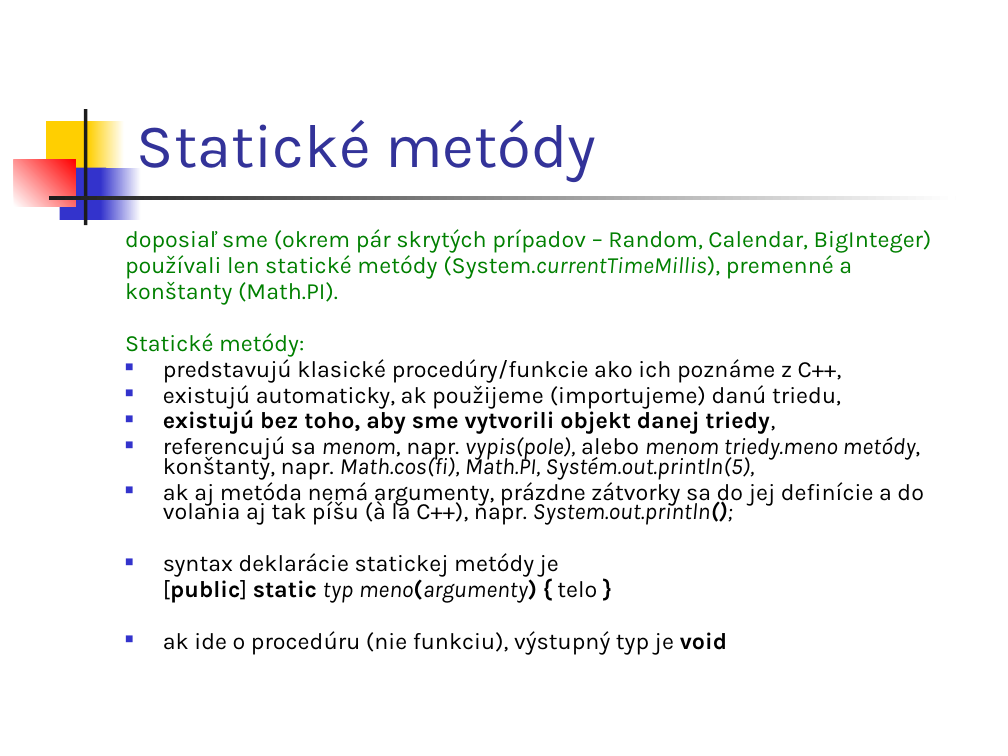
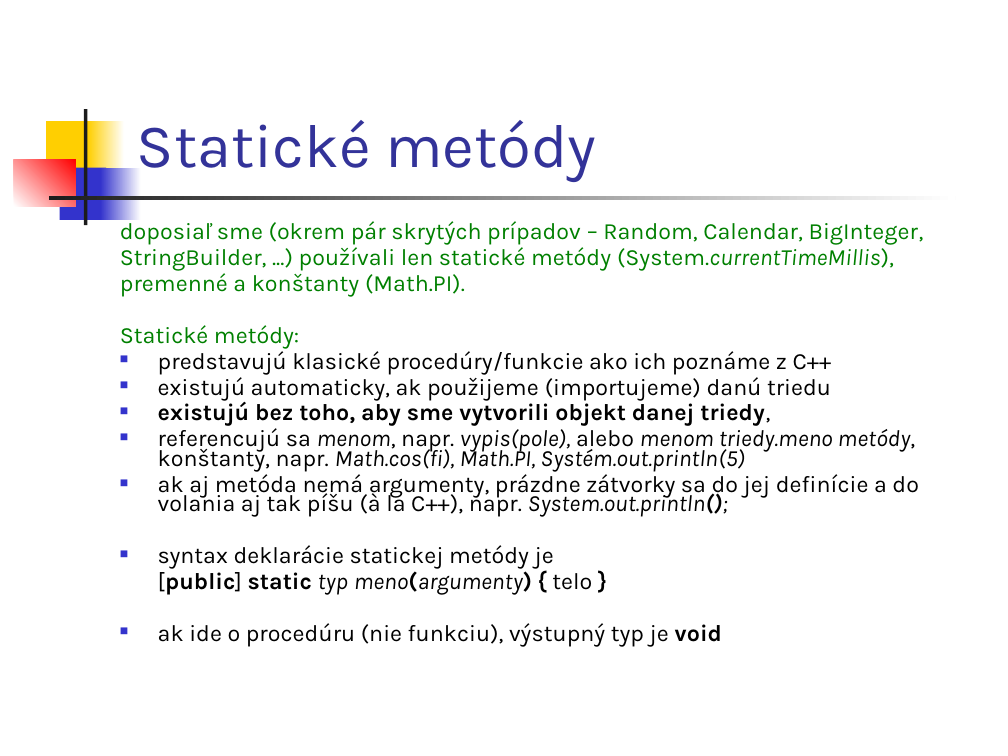
Before and after one commit to Programovanie4/Prednasky, a slide deck: slide 4 of 03/03_java.ppt (slide 3 before the commit). Drawn at 1008x756 pixels with LibreOffice and Linux fonts; fonts in the diff are those of the drawing. Boxes give left, top, right and bottom in pixels: in the first picture for what was removed or moved away, otherwise in the second. Text is boxed around its words. In the diff, an @@ line names an element or a change of style, - is before the commit and + after.

```diff
--- a/03/03_java.ppt
+++ b/03/03_java.ppt
@@ text "doposiaľ sme (okrem pár skrytých ...": place and size @@
-text "doposiaľ sme (okrem pár skrytých ..." at (125, 229, 932, 654)
+text "doposiaľ sme (okrem pár skrytých ..." at (120, 219, 924, 646)
@@ text at (120, 219, 924, 297): text changed @@
-doposiaľ sme (okrem pár skrytých prípadov – Random, Calendar, BigInteger)
-používali len statické metódy (System.currentTimeMillis), premenné a
-konštanty (Math.PI).
+doposiaľ sme (okrem pár skrytých prípadov – Random, Calendar, BigInteger,
+StringBuilder, ...) používali len statické metódy (System.currentTimeMillis),
+premenné a konštanty (Math.PI).
@@ text at (158, 348, 832, 400): text changed @@
-■ predstavujú klasické procedúry/funkcie ako ich poznáme z C++,
-■ existujú automaticky, ak použijeme (importujeme) danú triedu,
+■ predstavujú klasické procedúry/funkcie ako ich poznáme z C++
+■ existujú automaticky, ak použijeme (importujeme) danú triedu
@@ text at (158, 428, 916, 471): text changed @@
-■ referencujú sa menom, napr. vypis(pole), alebo menom triedy.meno metódy, konštanty, napr. Math.cos(fi), Math.PI, Systém.out.println(5),
+■ referencujú sa menom, napr. vypis(pole), alebo menom triedy.meno metódy, konštanty, napr. Math.cos(fi), Math.PI, Systém.out.println(5)
```
Also in this commit, not shown: 5 other slides changed, 4 slides added, 1 other file.
